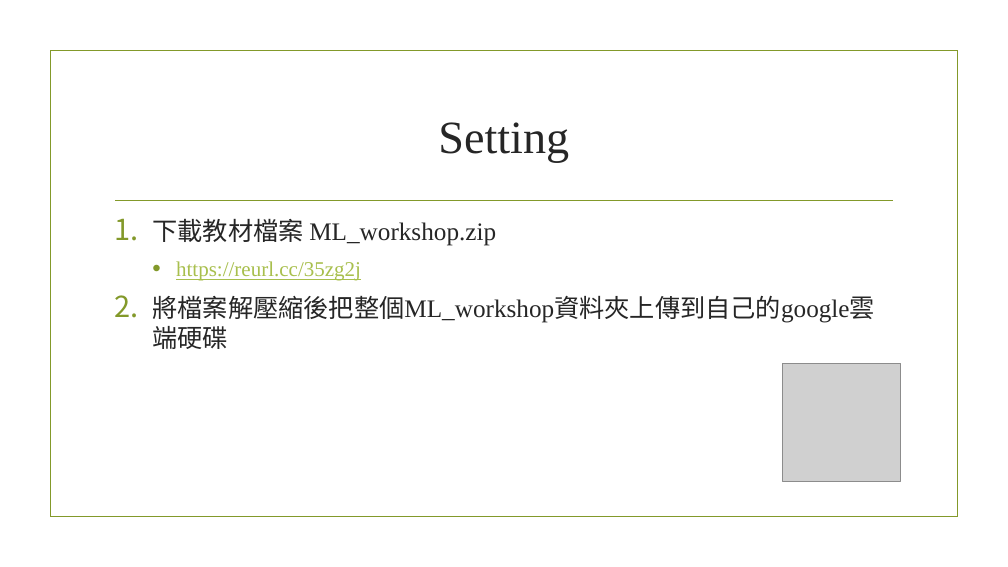
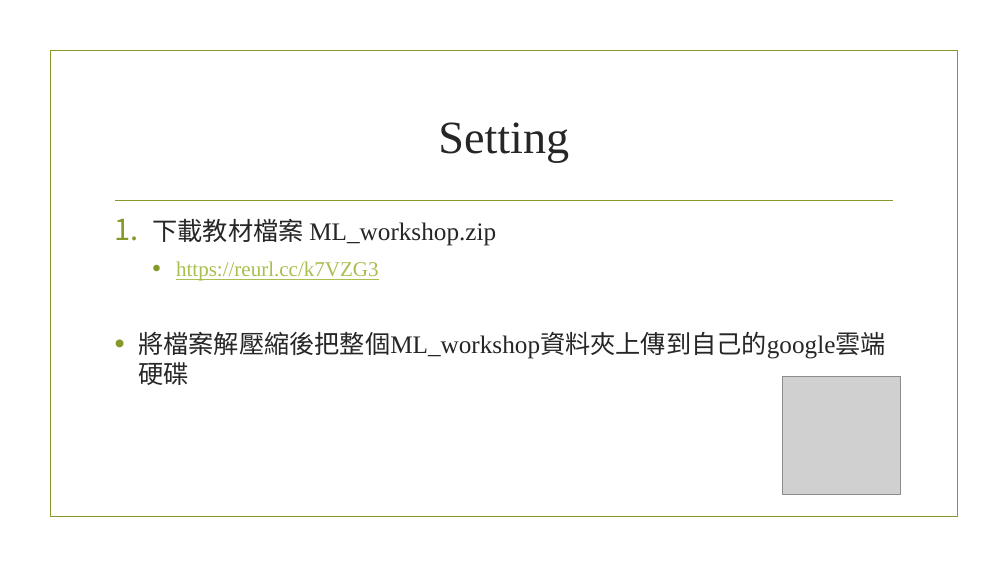
Before and after one commit to gama79530/ML_workshop, a slide deck: slide 4 of ML_workshop.pptx (slide 2 before the commit). Drawn at 1008x567 pixels with LibreOffice and Linux fonts; fonts in the diff are those of the drawing; grey boxes stand for pictures; background and template pictures are left out. Boxes give left, top, right and bottom in pixels: in the first picture for what was removed or moved away, otherwise in the second. Text is boxed around its words. In the diff, an @@ line names an element or a change of style, - is before the commit and + after.

```diff
--- a/ML_workshop.pptx
+++ b/ML_workshop.pptx
@@ text at (176, 261, 378, 281): text changed @@
-  • https://reurl.cc/35zg2j
+  • https://reurl.cc/k7VZG3
@@ text at (138, 332, 886, 359): bullet 1. to • @@
@@ picture: place and size @@
-picture at (783, 363, 901, 481)
+picture at (783, 377, 901, 495)
```
Also in this commit, not shown: 5 other slides changed, 2 slides added, 1 slide removed, 5 other files.
